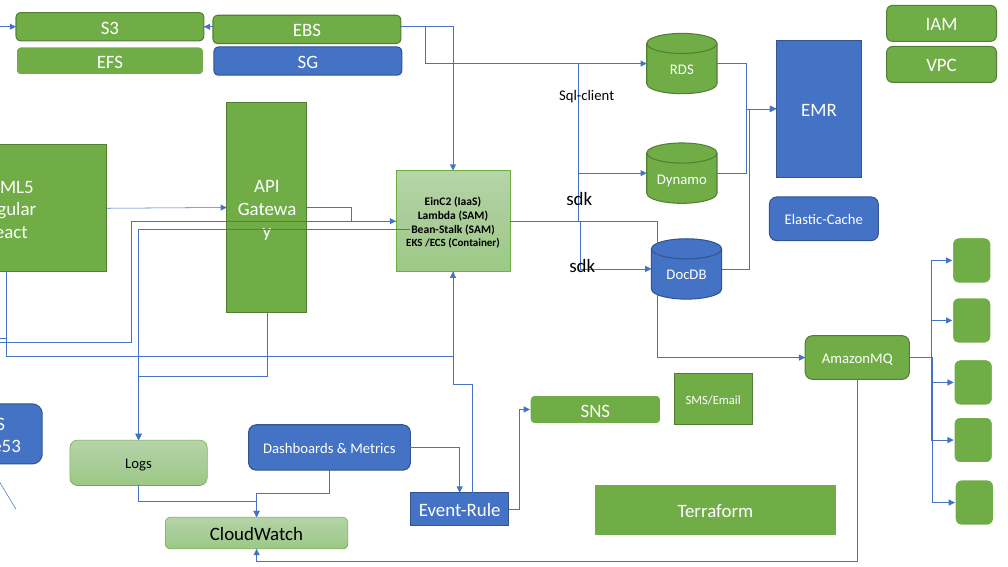
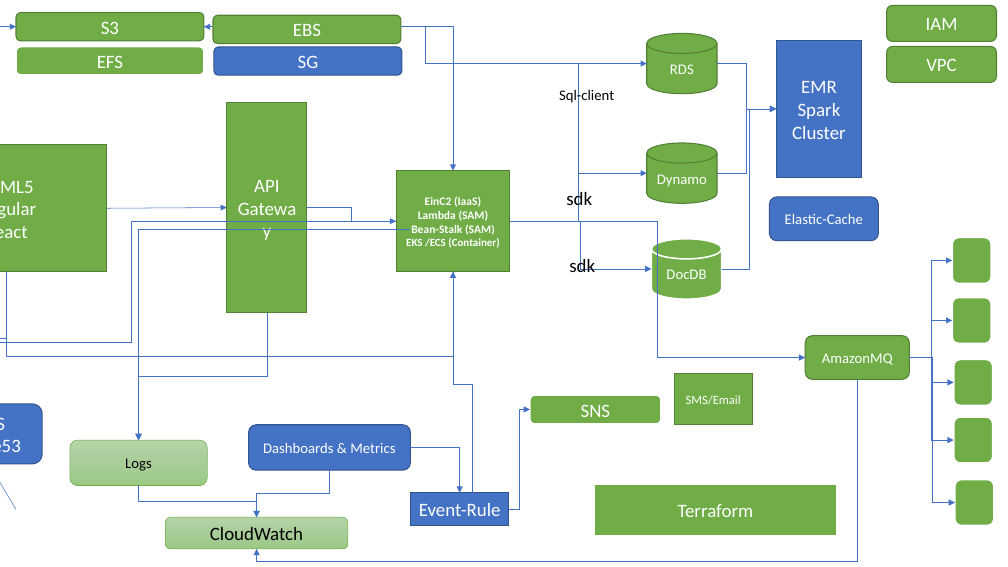
Before and after one commit to nileshdevdas/advaws, a slide deck: slide 11 of AWSPresentation1.pptx. Drawn at 1008x567 pixels with LibreOffice and Linux fonts; fonts in the diff are those of the drawing. Boxes give left, top, right and bottom in pixels: in the first picture for what was removed or moved away, otherwise in the second. Text is boxed around its words. In the diff, an @@ line names an element or a change of style, - is before the commit and + after.

```diff
--- a/AWSPresentation1.pptx
+++ b/AWSPresentation1.pptx
@@ text in rectangle at box(792, 103, 846, 139): paragraphs added @@
+Spark
+Cluster
@@ rectangle "EinC2 (IaaS)" at box(396, 171, 510, 272): text colour #000000 to #FFFFFF; fill gradient #B5D5A7 to #AACE9A to #9CC987 to #70AD47; outline #70AD47 0.5 pt to #538035 1 pt @@
@@ cylinder "DocDB" at box(652, 239, 722, 299): fill #4472C4 to #70AD47; outline #325491 1 pt to #FFFFFF 1.5 pt @@
```
Also in this commit, not shown: 1 other slide changed, 2 other files.
